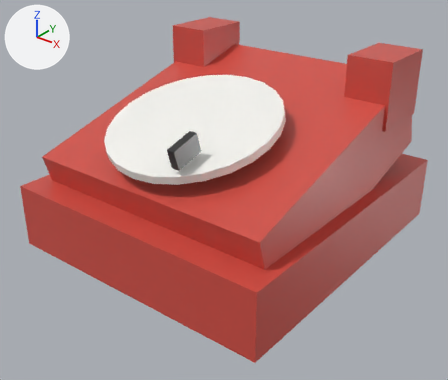
Two versions of the glTF model assets/models/apartment/phone_base.glb, one commit apart.
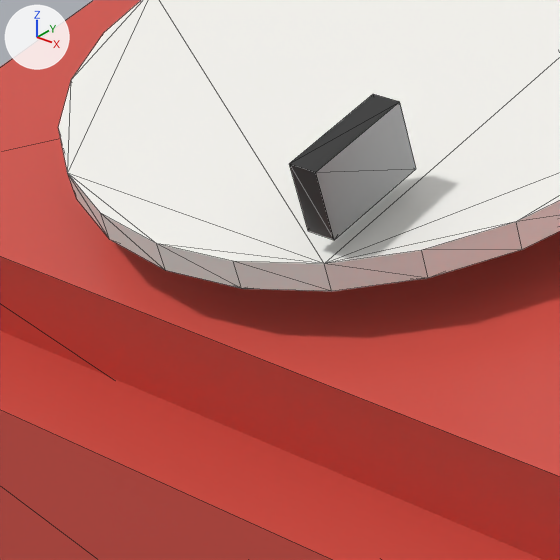
Each version appears first whole from a camera (50 mm lens) standing at (0.2742, -0.3545, 0.2516) and looking at (0.0035, -0.0162, 0.0418), and next in a close-up on the part from 20% to 54% of the width and 28% to 68% of the height. Arrows for +X, +Y and +Z are at upper left; the lights stay in place. The older version's two pictures come first. The close-ups show mesh edges as thin lines. Vertices at exactly the same position are counted once.

In view in the first close-up: 'PhoneBase'.
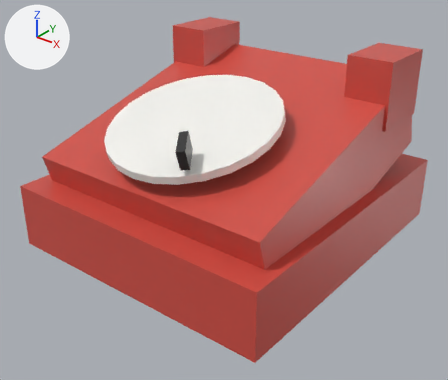
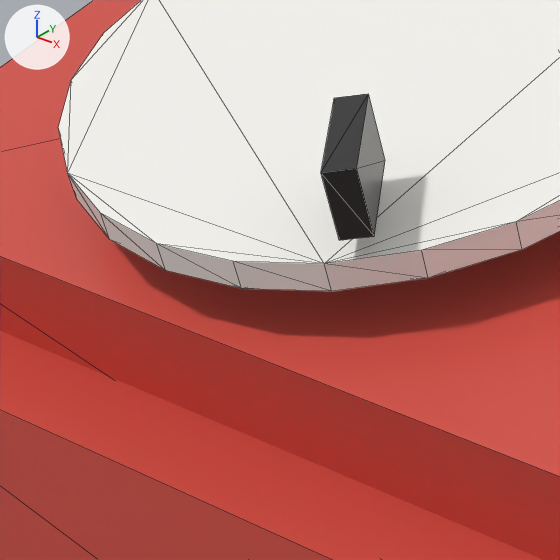
What the commit changed:
me_cube_009 has 88 vertices, 152 faces and spans x -0.11..0.11, y -0.12..0.12, z 0.0..0.145.
me_cube_009 is used by ob_phonebase; location (0.0, 0.0, 0.0).
me_cube_009 part 1: the loose piece of 8 vertices spanning x 0.028..0.034, y -0.102..-0.077, z 0.095..0.115 is multiplied about its middle by the matrix ((0.819, -0.551, -0.158), (0.551, 0.833, -0.048), (0.158, -0.048, 0.986)).

Location of each change, [x1, y1, x2, y2] in pixels of the close-ups (560 x 560 px; the box of a moved part takes in the faces that stretch with it):
part 1 of me_cube_009, moved or reshaped: before [289, 94, 416, 240]; after [321, 94, 385, 240]
